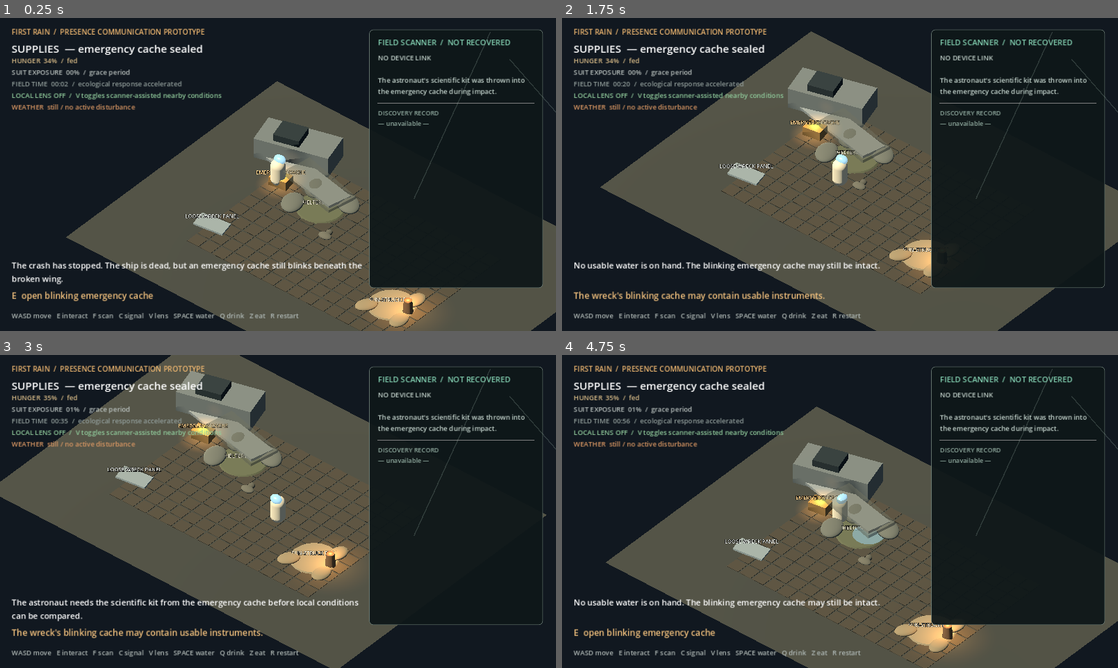
Above: before the commit, frames 1-4 (two rows, left to right).
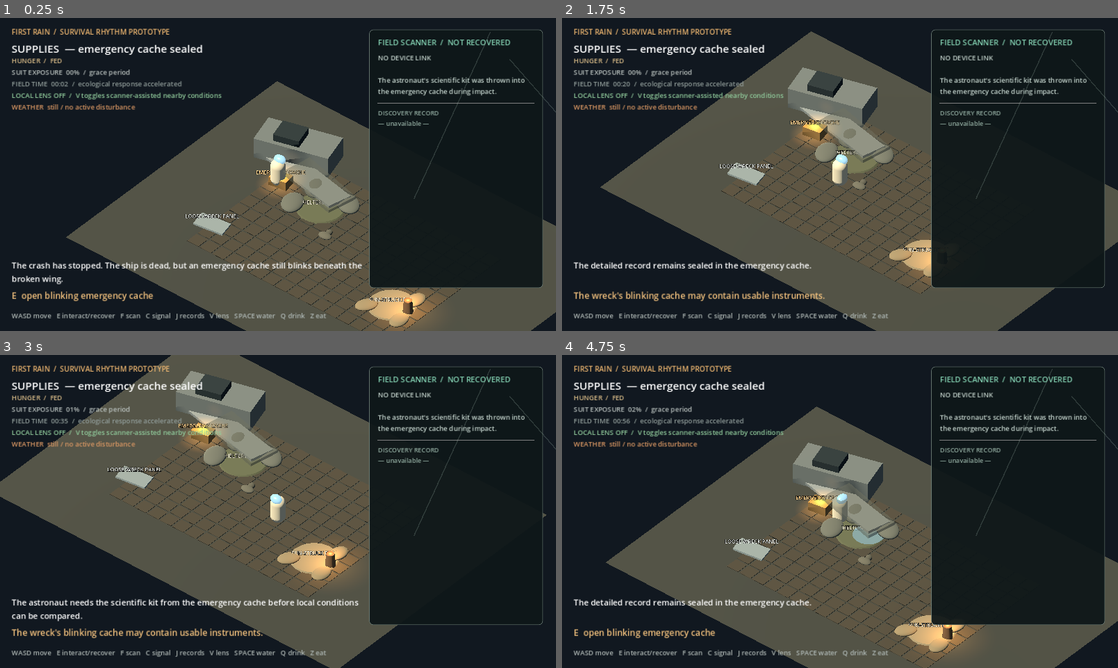
Above: after the commit, the same moments.

Repository: mmullen200/first-rain
Game: Godot game, scene res://main.tscn
Same seed, same stepped clock (60 frames per second), same inputs: the game is played once before the commit and once after it.
Inputs:
- Up to frame 1 (0.25 s): no input
- Up to frame 2 (1.75 s): tap Enter at 0.5 s; hold D 0.53-1.28 s; hold Space 0.53-1.28 s; tap J at 0.6, 1.55 s; hold S from 1.28 s (still down); tap Space at 1.35, 1.52 s
- Up to frame 3 (3 s): tap Space at 1.82 s; release S at 2.03 s; hold D 2.03-2.78 s; hold Space 2.03-2.78 s; tap J at 2.1 s; hold W from 2.78 s (still down); tap F at 2.85 s
- Up to frame 4 (4.75 s): tap Space at 3.02, 3.32, 4.52 s; tap J at 3.05, 4.55 s; release W at 3.53 s; hold Space 3.53-4.28 s; hold A from 3.53 s (still down); tap V at 3.6 s; tap C at 4.35 s

The runs differ from the first frame. In frame 1, 0.8% of the frame differs, in the area x 7-59%, y 3-97%; in frame 2, 1.5%, in the area x 2-59%, y 3-97%; in frame 3, 0.8%; in frame 4, 1.5%.

Commit message:
Prototype recoverable survival rhythm

Diff:
--- a/prototypes/godot-first-interaction/main.gd
+++ b/prototypes/godot-first-interaction/main.gd
@@ -13,6 +13,9 @@
 const WORLD_X := 8.8
 const WORLD_Z := 6.2
 const ECOLOGY_STEP_SECONDS := 0.34
+const VOLUNTARY_RECOVERY_SECONDS := 2.0
+const FORCED_RECOVERY_SECONDS := 10.0
+const LAST_WATER_HOLD_SECONDS := 0.75
 const EcologyGridModel = preload("res://ecology_grid.gd")
 
 var astronaut: CharacterBody3D
@@ -30,6 +33,11 @@
 var hunger := 34.0
 var exposure := 0.0
 var field_time := 0.0
+var field_review_open := false
+var forced_recoveries := 0
+var last_water_hold_active := false
+var last_water_hold_timer := 0.0
+var last_water_hold_target := ""
 var scanner_recovered := false
 var cache_opened := false
 var discoveries: Array[String] = []
@@ -47,6 +55,7 @@
 var refuge_position := Vector3(0.35, 0.03, 3.25)
 var refuge_marker: Node3D
 var refuge_revealed := false
+var refuge_watered := false
 var emergency_cache: MeshInstance3D
 var shade_panel: MeshInstance3D
 var shade_panel_home := Vector3(-5.4, 0.32, 2.7)
@@ -124,6 +133,9 @@
 
 
 func _physics_process(delta: float) -> void:
+	if field_review_open:
+		_update_interface()
+		return
 	field_time += delta
 	_move_astronaut(delta)
 	_update_camera()
@@ -137,10 +149,18 @@
 	_update_presence()
 	_update_presence_signals(delta)
 	_update_scan_pulse(delta)
+	_update_last_water_hold(delta)
+	if exposure >= 100.0:
+		_force_recovery()
 	_update_interface()
 
 
 func _unhandled_input(event: InputEvent) -> void:
+	if event is InputEventKey and event.keycode == KEY_SPACE and not event.pressed:
+		last_water_hold_active = false
+		last_water_hold_timer = 0.0
+		last_water_hold_target = ""
+		return
 	if not (event is InputEventKey and event.pressed and not event.echo):
 		return
 
@@ -152,7 +172,7 @@
 		KEY_C:
 			_signal_to_presence()
 		KEY_SPACE:
-			_water_nearby_patch()
+			_request_water_intervention()
 		KEY_E:
 			_interact()
 		KEY_Q:
@@ -161,6 +181,8 @@
 			_eat_food()
 		KEY_R:
 			get_tree().reload_current_scene()
+		KEY_J:
+			_toggle_field_review()
 
 
 func _build_world() -> void:
@@ -495,7 +517,7 @@
 
 	var title := Label.new()
 	title.position = Vector2(24, 18)
-	title.text = "FIRST RAIN  /  PRESENCE COMMUNICATION PROTOTYPE"
+	title.text = "FIRST RAIN  /  SURVIVAL RHYTHM PROTOTYPE"
 	title.add_theme_font_size_override("font_size", 15)
 	title.add_theme_color_override("font_color", Color("e9b36e"))
 	canvas.add_child(title)
@@ -537,7 +559,7 @@
 
 	var controls := Label.new()
 	controls.position = Vector2(24, 606)
-	controls.text = "WASD move   E interact   F scan   C signal   V lens   SPACE water   Q drink   Z eat   R restart"
+	controls.text = "WASD move   E interact/recover   F scan   C signal   J records   V lens   SPACE water   Q drink   Z eat"
 	controls.add_theme_font_size_override("font_size", 14)
 	controls.add_theme_color_override("font_color", Color("aeb7b4"))
 	canvas.add_child(controls)
@@ -696,26 +718,133 @@
 		prompt_label.text = "F  scan the bare depression     SPACE  commit water here"
 	elif carrying_shade:
 		prompt_label.text = "Carry the panel to a place where shade might change conditions."
+	elif cache_opened and _at_wreck() and exposure > 0.5:
+		prompt_label.text = "E  recover at the wreck while the ecosystem continues"
 	elif not scanner_recovered:
 		prompt_label.text = "The wreck's blinking cache may contain usable instruments."
 	else:
 		prompt_label.text = "Look for surfaces that seem almost—but not quite—alive."
 	if presence_root.visible:
 		prompt_label.text += "     C  signal toward nearby subject"
+	if last_water_hold_active:
+		prompt_label.text = "HOLD SPACE  final water dose  %d%%" % roundi(100.0 * last_water_hold_timer / LAST_WATER_HOLD_SECONDS)
 
 
 func _update_exposure(delta: float) -> void:
-	var at_wreck := _flat_distance(astronaut.global_position, Vector3(-5.4, 0.0, -3.1)) < 2.55
-	if at_wreck:
-		exposure = max(0.0, exposure - delta * 2.4)
-	elif _near_thriving_moss():
-		exposure = min(100.0, exposure + delta * 0.14)
+	if _at_wreck():
+		return
+	var hunger_multiplier := 1.0
+	if hunger >= 75.0:
+		hunger_multiplier = 1.6
+	elif hunger >= 45.0:
+		hunger_multiplier = 1.25
+	var exposure_rate := 0.14 if _near_thriving_moss() else 0.42
+	exposure = min(100.0, exposure + delta * exposure_rate * hunger_multiplier)
+
+
+func _update_hunger(delta: float) -> void:
+	if _at_wreck():
+		return
+	hunger = min(100.0, hunger + delta * 0.28)
+
+
+func _at_wreck() -> bool:
+	return _flat_distance(astronaut.global_position, Vector3(-5.4, 0.0, -3.1)) < 2.55
+
+
+func _toggle_field_review() -> void:
+	if not scanner_recovered:
+		_set_status("The detailed record remains sealed in the emergency cache.")
+		return
+	field_review_open = not field_review_open
+	last_water_hold_active = false
+	scanner_card.modulate = Color("d9fff2") if field_review_open else Color.WHITE
+	_set_status("The astronaut braces at the scanner and reconstructs the recorded evidence. Ecological time is paused." if field_review_open else "The scanner record closes. Field time resumes.")
+
+
+func _request_water_intervention() -> void:
+	if water_doses != 1 or (nearest_patch == "" and not near_refuge):
+		_water_nearby_patch()
+		return
+	if last_water_hold_active:
+		return
+	last_water_hold_active = true
+	last_water_hold_timer = 0.0
+	last_water_hold_target = "refuge" if near_refuge else nearest_patch
+	_set_status("This is the final carried water dose. Hold SPACE to commit it; release to keep it.")
+
+
+func _update_last_water_hold(delta: float) -> void:
+	if not last_water_hold_active:
+		return
+	var current_target := "refuge" if near_refuge else nearest_patch
+	if not Input.is_key_pressed(KEY_SPACE) or current_target != last_water_hold_target:
+		last_water_hold_active = false
+		last_water_hold_timer = 0.0
+		last_water_hold_target = ""
+		return
+	last_water_hold_timer += delta
+	if last_water_hold_timer < LAST_WATER_HOLD_SECONDS:
+		return
+	last_water_hold_active = false
+	last_water_hold_timer = 0.0
+	last_water_hold_target = ""
+	_water_nearby_patch()
+
+
+func _recover_at_wreck(forced: bool) -> void:
+	var before := _observed_recovery_state()
+	var elapsed := FORCED_RECOVERY_SECONDS if forced else VOLUNTARY_RECOVERY_SECONDS
+	if forced:
+		forced_recoveries += 1
+		astronaut.position = Vector3(-5.4, 0.05, -3.1)
+		astronaut.velocity = Vector3.ZERO
+	exposure = 0.0
+	_advance_ecology_during_recovery(elapsed)
+	var report := _recovery_report(before, _observed_recovery_state())
+	if forced:
+		_set_status("Suit emergency return: the astronaut wakes at the wreck after about two field minutes. " + report)
 	else:
-		exposure = min(100.0, exposure + delta * 0.42)
-
-
-func _update_hunger(delta: float) -> void:
-	hunger = min(100.0, hunger + delta * 0.28)
+		_set_status("The astronaut deliberately recovers at the wreck while a few ecological moments pass. " + report)
+
+
+func _force_recovery() -> void:
+	last_water_hold_active = false
+	_recover_at_wreck(true)
+
+
+func _advance_ecology_during_recovery(seconds: float) -> void:
+	var remaining := seconds
+	while remaining > 0.0:
+		var step := minf(ECOLOGY_STEP_SECONDS, remaining)
+		field_time += step
+		_update_ecology(step)
+		_update_ecology_grid(step)
+		_update_grazer(step)
+		_update_disturbance(step)
+		_update_presence()
+		remaining -= step
+	_refresh_ecology_visuals()
+
+
+func _observed_recovery_state() -> Dictionary:
+	var observed := {"weather": disturbance_state}
+	for id in patches:
+		if patches[id]["scanned"]:
+			observed[id] = patches[id]["state"]
+	if grazer_awake:
+		observed["grazer"] = grazer_state
+	return observed
+
+
+func _recovery_report(before: Dictionary, after: Dictionary) -> String:
+	var changes: Array[String] = []
+	for key in after:
+		if before.has(key) and before[key] != after[key]:
+			changes.append("%s changed from %s to %s" % [String(key).replace("_", " "), before[key], after[key]])
+	if changes.is_empty():
+		return "Previously observed sites show no major state change."
+	return "Scanner reconstruction: " + "; ".join(changes) + "."
 
 
 func _update_ecology(delta: float) -> void:
@@ -1014,10 +1143,14 @@
 		_set_status("No usable water is on hand. The blinking emergency cache may still be intact.")
 		return
 	if near_refuge:
+		if refuge_watered:
+			_set_status("The depression already holds the last intervention. Observe its response before committing water elsewhere.")
+			return
 		if water_doses <= 0:
 			_set_status("No water remains to test the Presence's indicated refuge.")
 			return
 		water_doses -= 1
+		refuge_watered = true
 		ecology_started = true
 		ecology.add_water(Vector2(refuge_position.x, refuge_position.z), 0.72, 1.4)
 		if refuge_signal_acknowledged:
@@ -1058,6 +1191,9 @@
 		return
 	if nearest_harvest_cell.x >= 0:
 		_harvest_fruiting()
+		return
+	if cache_opened and _at_wreck() and exposure > 0.5:
+		_recover_at_wreck(false)
 		return
 	_interact_with_shade()
 
@@ -1097,12 +1233,15 @@
 	if water_doses <= 0:
 		_set_status("No water remains for the astronaut or the ecosystem.")
 		return
+	if _at_wreck():
+		_set_status("The wreck can recover the suit without spending water. Save carried water for field emergencies or ecological intervention.")
+		return
 	if exposure < 8.0:
 		_set_status("Suit reserves are still comfortable. Drinking now would spend ecological possibility for little gain.")
 		return
 	water_doses -= 1
-	exposure = max(0.0, exposure - 32.0)
-	_set_status("One shared water dose becomes personal survival margin. The ecosystem now has fewer possible interventions.")
+	exposure = max(0.0, exposure - 50.0)
+	_set_status("One shared water dose buys roughly half an excursion of survival margin. The ecosystem now has fewer possible interventions.")
 
 
 func _eat_food() -> void:
@@ -1163,10 +1302,12 @@
 		hunger_state = "meal needed soon"
 	if hunger >= 75.0:
 		hunger_state = "survival pressure"
-	hunger_label.text = "HUNGER  %02d%%  /  %s" % [roundi(hunger), hunger_state]
+	hunger_label.text = "HUNGER  /  %s" % hunger_state.to_upper()
 	var field_seconds := int(field_time * 12.0)
 	time_label.text = "FIELD TIME  %02d:%02d  /  ecological response accelerated" % [field_seconds / 60, field_seconds % 60]
-	if analysis_lens_enabled:
+	if field_review_open:
+		ecosystem_label.text = "FIELD REVIEW  /  survival and ecological time paused  /  J closes"
+	elif analysis_lens_enabled:
 		ecosystem_label.text = "LOCAL LENS  cyan moisture / amber toxicity / nearby cells only"
 	else:
 		ecosystem_label.text = "LOCAL LENS OFF  /  V toggles scanner-assisted nearby conditions"
Not shown, changed: prototypes/godot-first-interaction/README.md
